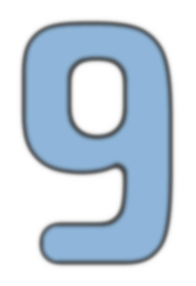
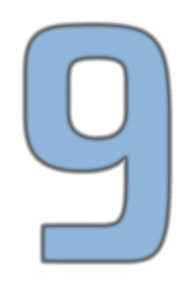
Layered file, before and after one edit (w=196, h=286). Changes by layer:
hid "Color Fill 2" over left=20, top=20, right=174, bottom=266
showed "9", painted on it over left=25, top=25, right=169, bottom=261